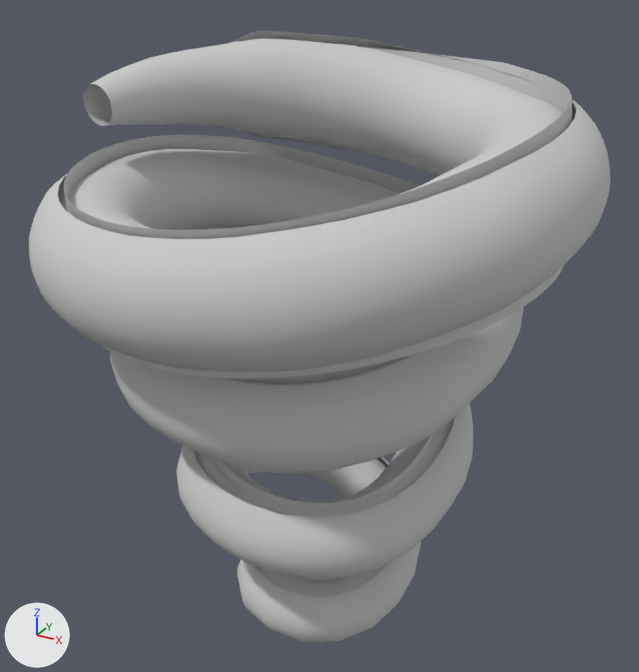
The FBX model Client/Bin/Resources/Effect/Mesh/Water/6/Water_6_Main.fbx, before and after one commit.
Before and after are seen from a 50 mm lens placed at (1.72, -3.27, 3.21), pointed at (-0.12, 0.08, 1.54). The axes (+X, +Y, +Z) are drawn at lower left. The lights are the same throughout. Where no turn or scale is listed for an object, it has been applied to the vertices.

In view in the first picture: 'SM_e_Skl_Wa_6Nej_Vortex003'.
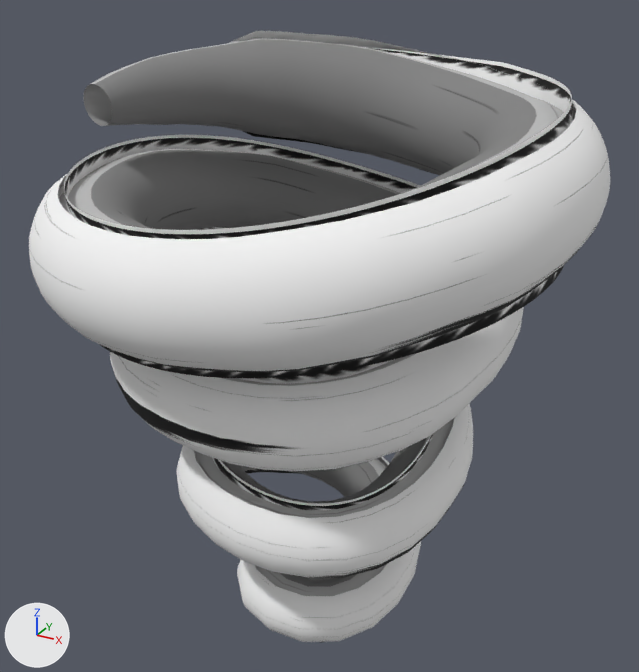
Edits to the scene script, one JSON object a line:
```json
{"op": "add", "block": "img_wind1_png", "code": ["img_wind1_png = load_image('Wind1.png', 'Wind1.png', 512, 512, 'sRGB')"]}
{"op": "add", "block": "img_t_e_skl_wa_6nej_shadow002_png", "code": ["img_t_e_skl_wa_6nej_shadow002_png = load_image('T_e_Skl_Wa_6Nej_Shadow002.png', 'T_e_Skl_Wa_6Nej_Shadow002.png', 1024, 256, 'sRGB')"]}
{"op": "add", "block": "img_wind0_png", "code": ["img_wind0_png = load_image('Wind0.png', 'Wind0.png', 256, 256, 'sRGB')"]}
{"op": "remove", "block": "mat_mi_e_skl_wa_6nej_vortex001", "code": "mat_mi_e_skl_wa_6nej_vortex001.base_color = (0.588, 0.588, 0.588)  # light grey #cacaca"}
{"op": "add", "block": "mat_mi_e_skl_wa_6nej_vortex001", "code": "mat_mi_e_skl_wa_6nej_vortex001.texture = img_wind0_png"}
{"op": "remove", "block": "mat_mi_e_skl_wa_6nej_vortex003", "code": "mat_mi_e_skl_wa_6nej_vortex003.base_color = (0.588, 0.588, 0.588)  # light grey #cacaca"}
{"op": "add", "block": "mat_mi_e_skl_wa_6nej_vortex003", "code": "mat_mi_e_skl_wa_6nej_vortex003.texture = img_t_e_skl_wa_6nej_shadow002_png"}
{"op": "remove", "block": "mat_mi_e_skl_wa_6nej_vortex004", "code": "mat_mi_e_skl_wa_6nej_vortex004.base_color = (0.588, 0.588, 0.588)  # light grey #cacaca"}
{"op": "add", "block": "mat_mi_e_skl_wa_6nej_vortex004", "code": "mat_mi_e_skl_wa_6nej_vortex004.texture = img_wind1_png"}
```

Where the change shows, as pixel boxes [x1, y1, x2, y2] in the pictures (639 x 672 px):
```json
{"object": "SM_e_Skl_Wa_6Nej_Vortex003", "change": "surface changed", "before": [29, 31, 610, 643], "after": [29, 31, 610, 643]}
```
